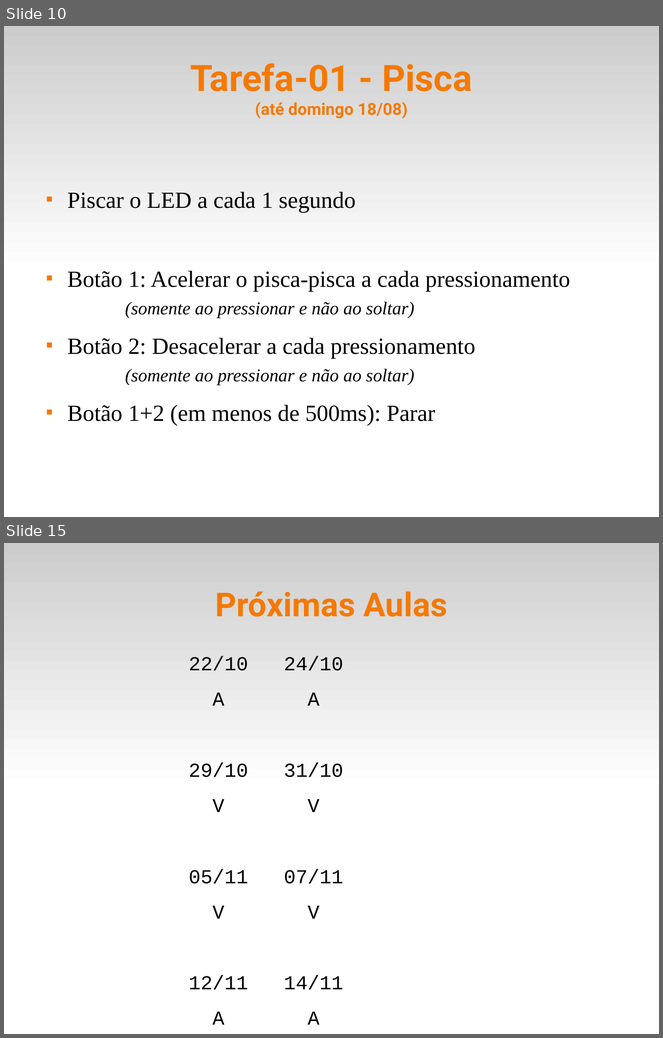
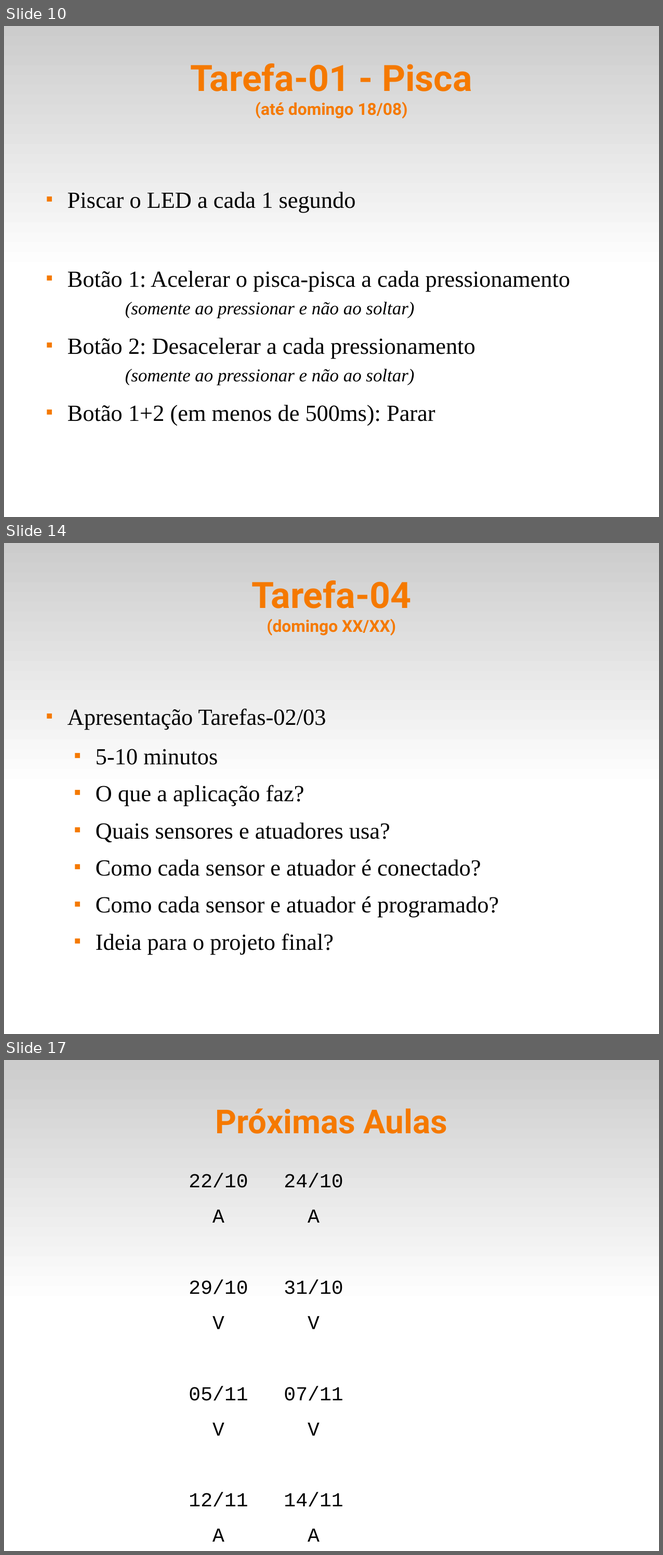
Before and after one commit to fsantanna-uerj/SE, a slide deck: Slides/se-00-intro.odp. Shown one above the other, each under a label of ours: slides 10 and 15 before the commit, slides 10, 14 and 17 after it; the slides between them are not shown. The pictures are 663x1038 and 663x1555 pixels, drawn with LibreOffice and Linux fonts; fonts in the diff are those of the drawing. Boxes give left, top, right and bottom in pixels: in the first picture for what was removed or moved away, otherwise in the second. Text is boxed around its words. In the diff, an @@ line names an element or a change of style, - is before the commit and + after.

```diff
--- a/Slides/se-00-intro.odp
+++ b/Slides/se-00-intro.odp
@@ slide 14 added at (x1=4, y1=543, x2=659, y2=1034), background #FFFFFF; not listed: 1 template element that a slide beside it also shows @@
@@ title added at (x1=252, y1=580, x2=411, y2=636), 20 pt, text #F57900, bold @@
+Tarefa-04
+(domingo XX/XX)
@@ text added at (x1=67, y1=708, x2=499, y2=955), 28 pt, text #000000 @@
+■ Apresentação Tarefas-02/03
+  ■ 5-10 minutos
+  ■ O que a aplicação faz?
+  ■ Quais sensores e atuadores usa?
+  ■ Como cada sensor e atuador é conectado?
+  ■ Como cada sensor e atuador é programado?
+  ■ Ideia para o projeto final?
@@ what was slide 15 is now slide 17 @@
```
Also in this commit, not shown: 3 slides changed, 1 other slide added, 8 other files.
